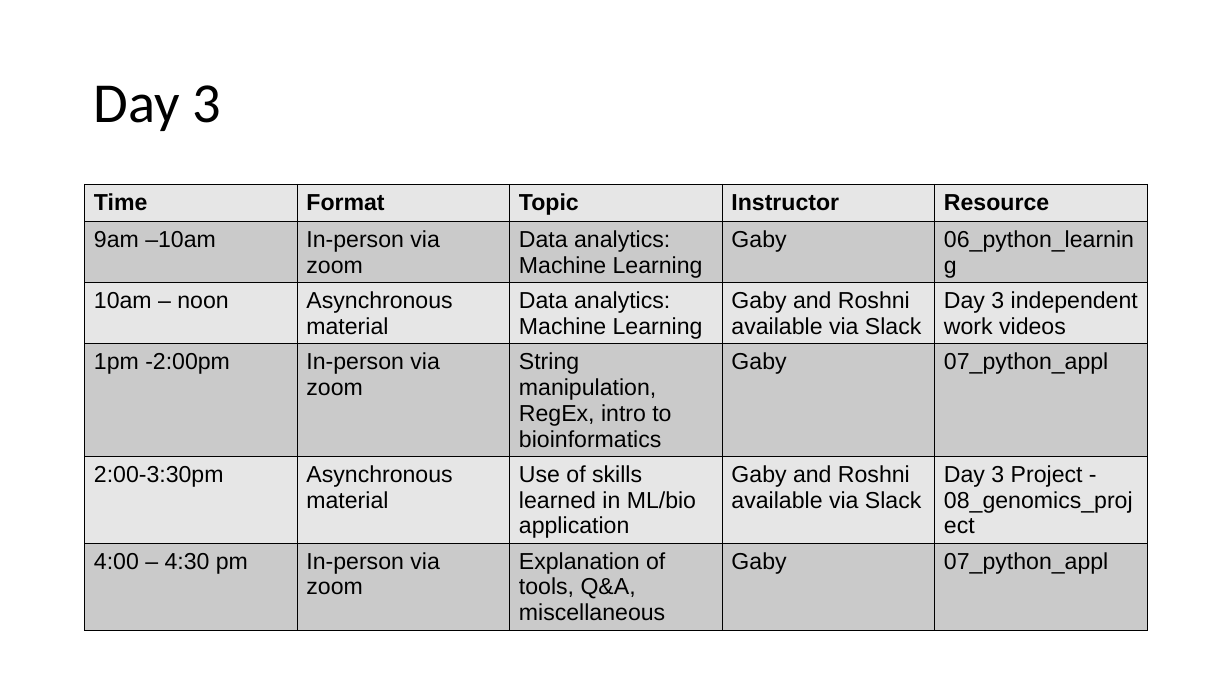
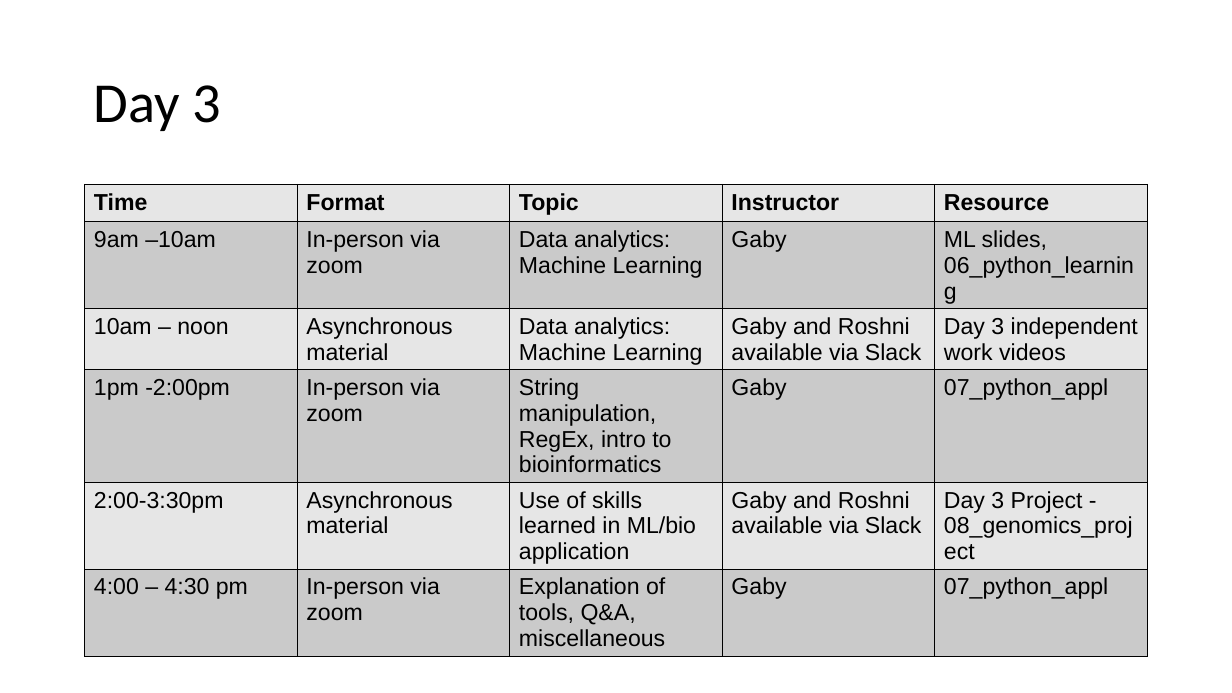
Before and after one commit to ggerlach1/BIOF085, a slide deck: slide 9 of workshop_documents/Introduction_workshop_slides.pptx. Drawn at 1232x693 pixels with LibreOffice and Linux fonts; fonts in the diff are those of the drawing. Boxes give left, top, right and bottom in pixels: in the first picture for what was removed or moved away, otherwise in the second. Text is boxed around its words. In the diff, an @@ line names an element or a change of style, - is before the commit and + after.

```diff
--- a/workshop_documents/Introduction_workshop_slides.pptx
+++ b/workshop_documents/Introduction_workshop_slides.pptx
@@ table at box(85, 185, 1148, 651) @@
-row 2, column 5: 06_python_learning
+row 2, column 5: ML slides, 06_python_learning
```
Also in this commit, not shown: 3 other slides changed, 42 other files.
